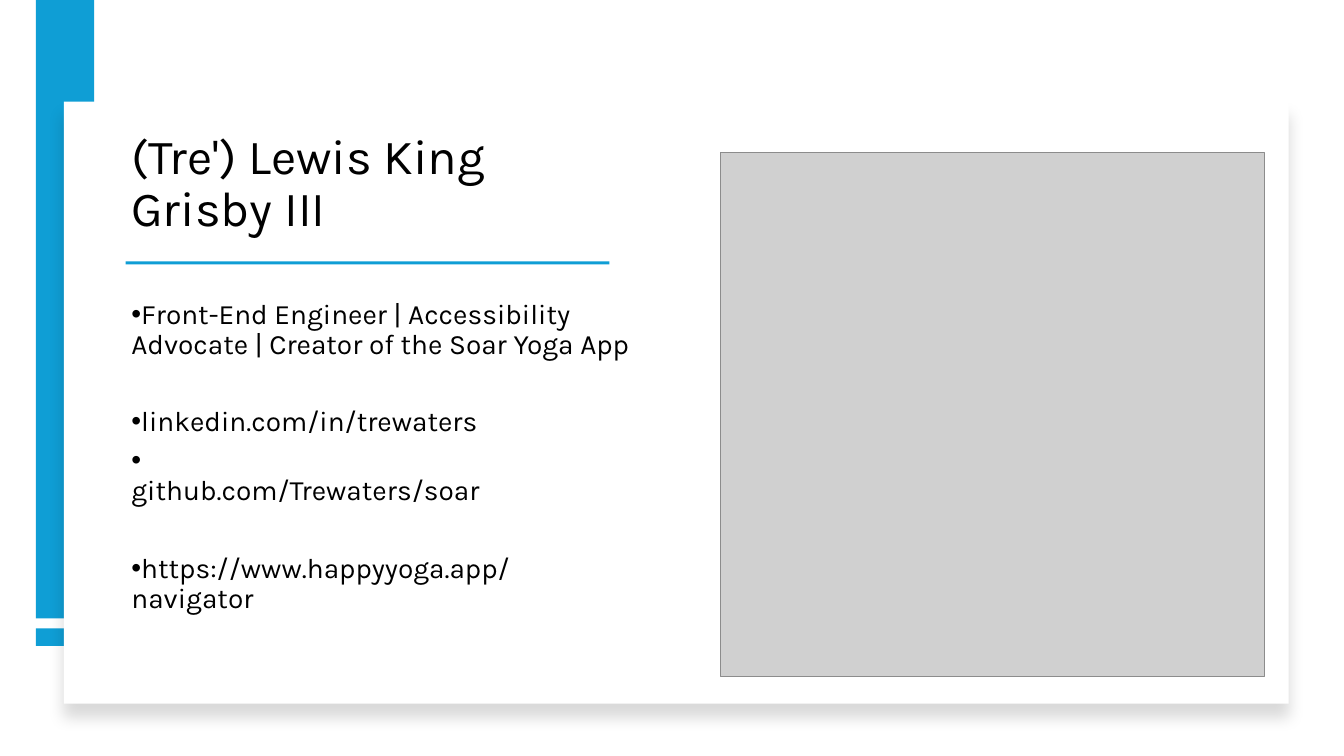
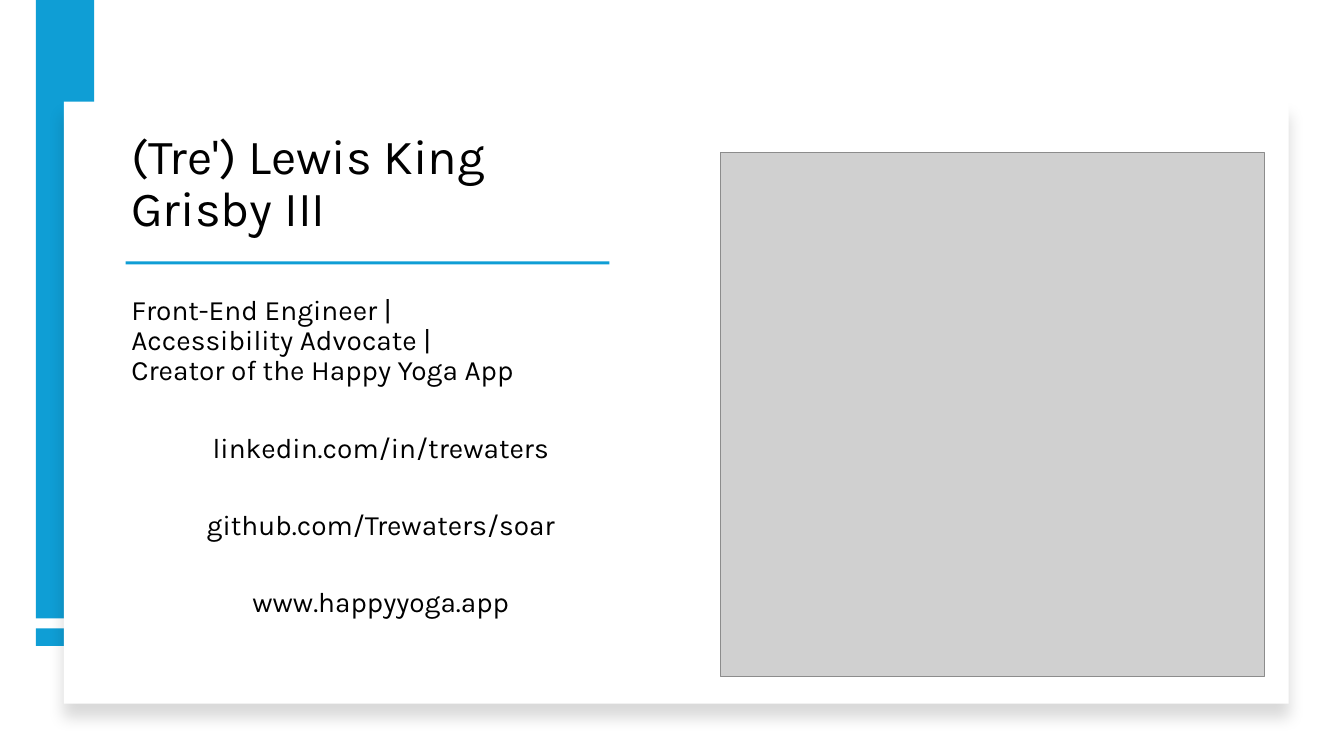
Before and after one commit to Trewaters/soar, a slide deck: slide 7 of public/Demo Talks/FINAL-a11y-talk.pptx. Drawn at 1344x756 pixels with LibreOffice and Linux fonts; fonts in the diff are those of the drawing; grey boxes stand for pictures. Boxes give left, top, right and bottom in pixels: in the first picture for what was removed or moved away, otherwise in the second. Text is boxed around its words. In the diff, an @@ line names an element or a change of style, - is before the commit and + after.

Commit message:
EDIT: fix typo on a11y slides.

```diff
--- a/public/Demo Talks/FINAL-a11y-talk.pptx
+++ b/public/Demo Talks/FINAL-a11y-talk.pptx
@@ text at [131, 301, 514, 387]: text changed @@
-• Front-End Engineer | Accessibility Advocate | Creator of the Soar Yoga App
+Front-End Engineer |
+Accessibility Advocate |
+Creator of the Happy Yoga App
@@ text at [207, 437, 555, 542]: alignment left to centre; bullet • to none @@
@@ text at [252, 593, 509, 619]: text changed @@
-• https://www.happyyoga.app/navigator
+www.happyyoga.app
```
Also in this commit, not shown: 8 other files.
